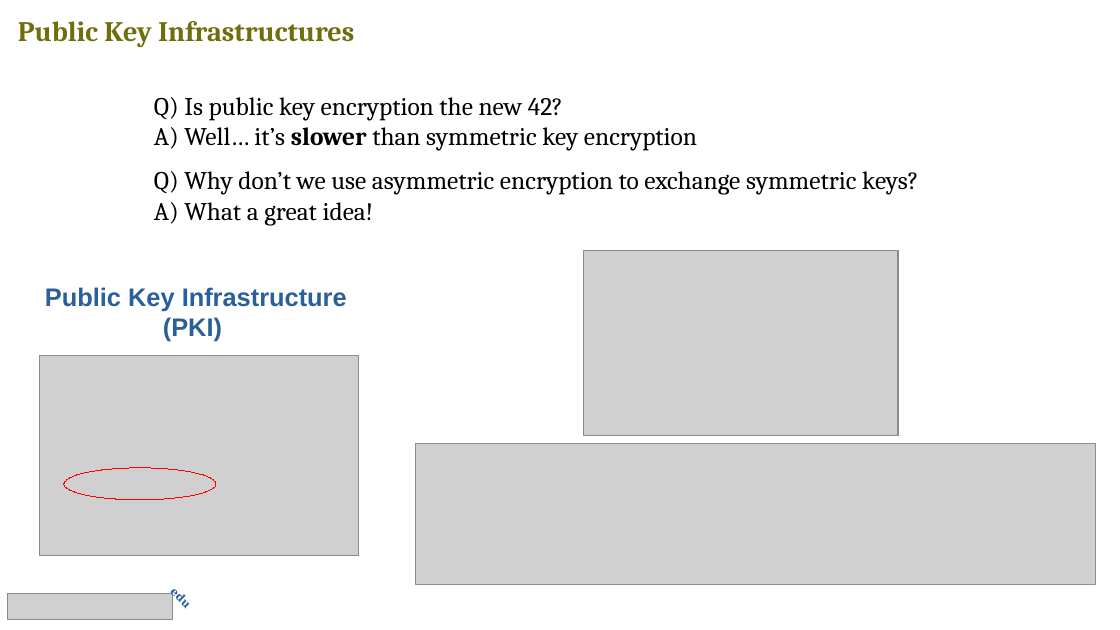
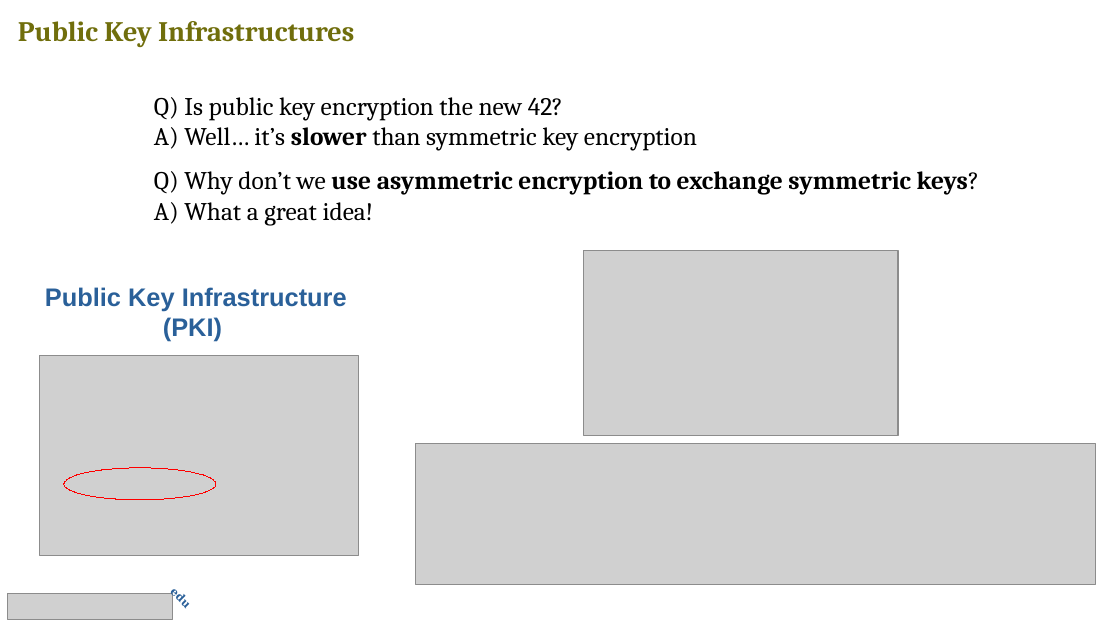
Before and after one commit to v-research/edu, a slide deck: slide 20 of futurolavoro_311Verona_2021/futurolavoro_slides.odp (slide 19 before the commit). Drawn at 1120x630 pixels with LibreOffice and Linux fonts; fonts in the diff are those of the drawing; grey boxes stand for pictures. Boxes give left, top, right and bottom in pixels: in the first picture for what was removed or moved away, otherwise in the second. Text is boxed around its words. In the diff, an @@ line names an element or a change of style, - is before the commit and + after.

```diff
--- a/futurolavoro_311Verona_2021/futurolavoro_slides.odp
+++ b/futurolavoro_311Verona_2021/futurolavoro_slides.odp
@@ text at [154,171,979,195]: bold on in "use asymmetric encryption to exchange symmetric keys?" @@
```
Also in this commit, not shown: 4 other slides changed, 2 slides added, 2 other files.
